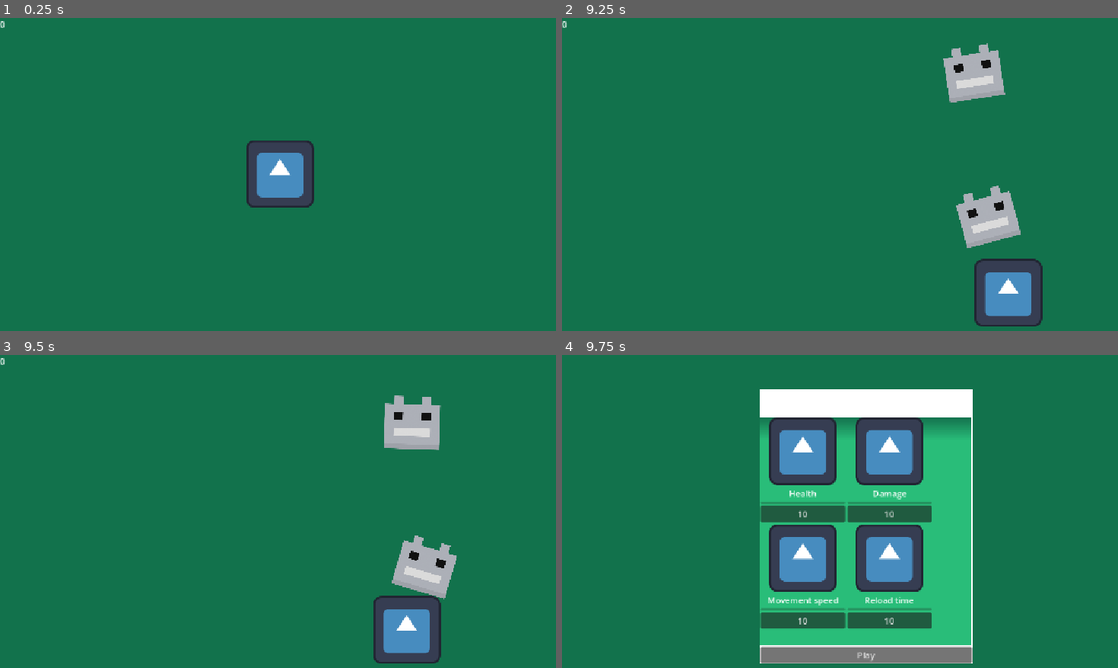
Above: before the commit, frames 1-4 (two rows, left to right).
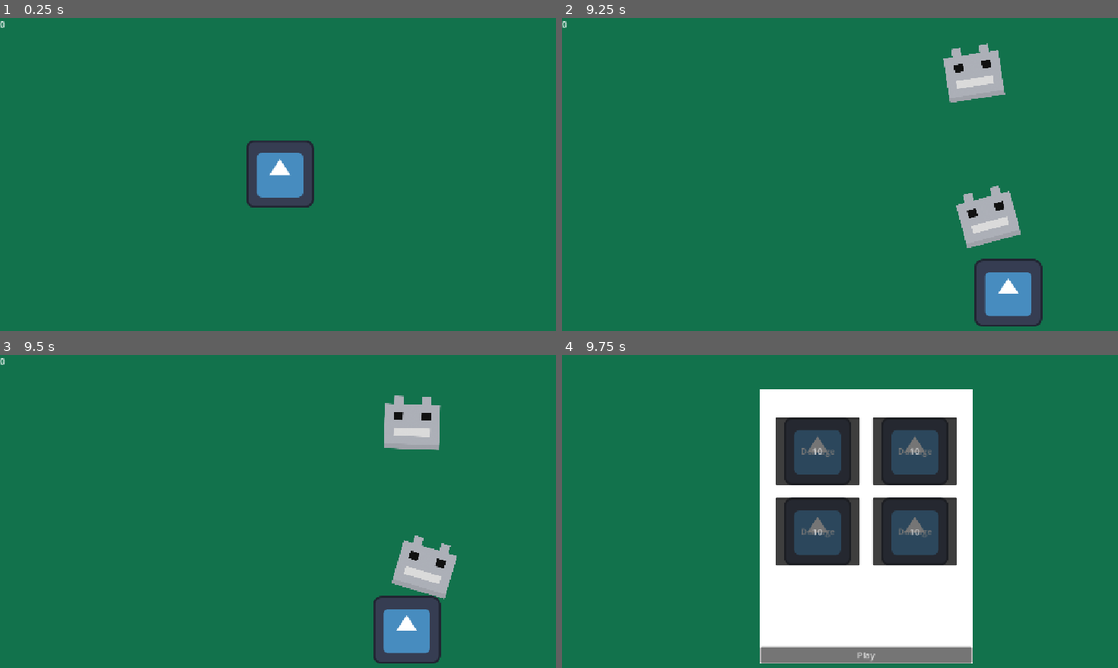
Above: after the commit, the same moments.

Repository: NxtCreator/little-archery
Game: Godot game, scene res://scenes/main.tscn
Two runs of this game, one before a commit and one after it. Both use one fixed random seed, a clock stepped at 60 frames per second and the inputs below. The engine's default icon, where the game draws it, is replaced by a stand-in: a white triangle on a blue panel in a dark square.
Inputs (mouse positions are in pixels of both pictures, inside the frame that each line leads up to):
- Up to frame 1 (0.25 s): no input
- Up to frame 2 (9.25 s): tap Enter at 0.5 s; move the mouse to (1001, 171) at 0.52 s; hold D (move_right) 0.53-1.28 s; tap Alt every 1.5 s from 0.6 to 8.1 s; click (1001, 171) at 0.67 s; move the mouse to (745, 205) at 1.27 s; hold S (move_down) 1.28-2.03 s; tap Shift every 1.5 s from 1.35 to 8.85 s; move the mouse to (928, 115) at 2.02 s; hold D (move_right) 2.03-2.78 s; move the mouse to (834, 259) at 2.77 s; hold W (move_up) 2.78-3.53 s; click (834, 259) at 2.92 s; move the mouse to (1051, 240) at 3.52 s; hold A (move_left) 3.53-5.03 s; move the mouse to (684, 136) at 4.27 s; move the mouse to (895, 190) at 5.02 s; hold S (move_down) 5.03-5.78 s; click (895, 190) at 5.17 s; move the mouse to (773, 102) at 5.77 s; hold D (move_right) 5.78-6.53 s; move the mouse to (1001, 171) at 6.52 s; hold W (move_up) 6.53-7.28 s; move the mouse to (745, 205) at 7.27 s; hold D (move_right) 7.28-8.03 s; click (745, 205) at 7.42 s; move the mouse to (928, 115) at 8.02 s; hold S (move_down) 8.03-8.78 s; move the mouse to (834, 259) at 8.77 s; hold A (move_left) from 8.78 s (still down)
- Up to frame 3 (9.5 s): keep holding A (move_left)
- Up to frame 4 (9.75 s): move the mouse to (1051, 577) at 9.52 s; release A (move_left) at 9.53 s; hold W (move_up) from 9.53 s (still down); tap Alt at 9.6 s; click (1051, 577) at 9.67 s

Frames 1-3 are identical in both runs. In frame 4, 26% of the frame differs, in the area x 35-74%, y 19-93%.

Commit message:
Clear gray UpgradeArea panel so white shop panel shows through

Diff:
--- a/scenes/shop.tscn
+++ b/scenes/shop.tscn
@@ -8,17 +8,7 @@
 [sub_resource type="StyleBoxFlat" id="StyleBoxFlat_62jd7"]
 bg_color = Color(1, 1, 1, 1)
 
-[sub_resource type="Gradient" id="Gradient_q2x4p"]
-colors = PackedColorArray(0.078431375, 0.4509804, 0.30980393, 1, 0.15686275, 0.7411765, 0.47058824, 0.99607843)
-
-[sub_resource type="GradientTexture2D" id="GradientTexture2D_qktli"]
-gradient = SubResource("Gradient_q2x4p")
-width = 256
-height = 256
-fill_to = Vector2(0, 0.1)
-
-[sub_resource type="StyleBoxTexture" id="StyleBoxTexture_62jd7"]
-texture = SubResource("GradientTexture2D_qktli")
+[sub_resource type="StyleBoxEmpty" id="StyleBoxEmpty_032fp"]
 
 [node name="Shop" type="Control" unique_id=1448399944]
 layout_mode = 3
@@ -62,10 +52,13 @@
 layout_mode = 2
 size_flags_horizontal = 3
 size_flags_vertical = 3
-theme_override_styles/panel = SubResource("StyleBoxTexture_62jd7")
+theme_override_styles/panel = SubResource("StyleBoxEmpty_032fp")
 
 [node name="GridContainer" type="GridContainer" parent="CenterContainer/PanelContainer/VBoxContainer/ScrollContainer/UpgradeArea" unique_id=1352339597]
 layout_mode = 2
+size_flags_horizontal = 4
+theme_override_constants/h_separation = 24
+theme_override_constants/v_separation = 24
 columns = 2
 
 [node name="HealthCard" parent="CenterContainer/PanelContainer/VBoxContainer/ScrollContainer/UpgradeArea/GridContainer" unique_id=530761963 instance=ExtResource("3_1l46r")]
--- a/scenes/upgrade_card.tscn
+++ b/scenes/upgrade_card.tscn
@@ -3,10 +3,10 @@
 [ext_resource type="Texture2D" uid="uid://cxtexrrk3vg4p" path="res://icon.svg" id="1_62kwj"]
 [ext_resource type="Script" uid="uid://cwt1u2m0mf5es" path="res://scenes/upgrade_card.gd" id="1_ew4bf"]
 
-[node name="UpgradeCard" type="VBoxContainer" unique_id=530761963]
+[node name="UpgradeCard" type="PanelContainer" unique_id=930133912]
 custom_minimum_size = Vector2(160, 0)
-offset_right = 40.0
-offset_bottom = 40.0
+offset_right = 160.0
+offset_bottom = 198.0
 script = ExtResource("1_ew4bf")
 
 [node name="TextureRect" type="TextureRect" parent="." unique_id=1368726042]
